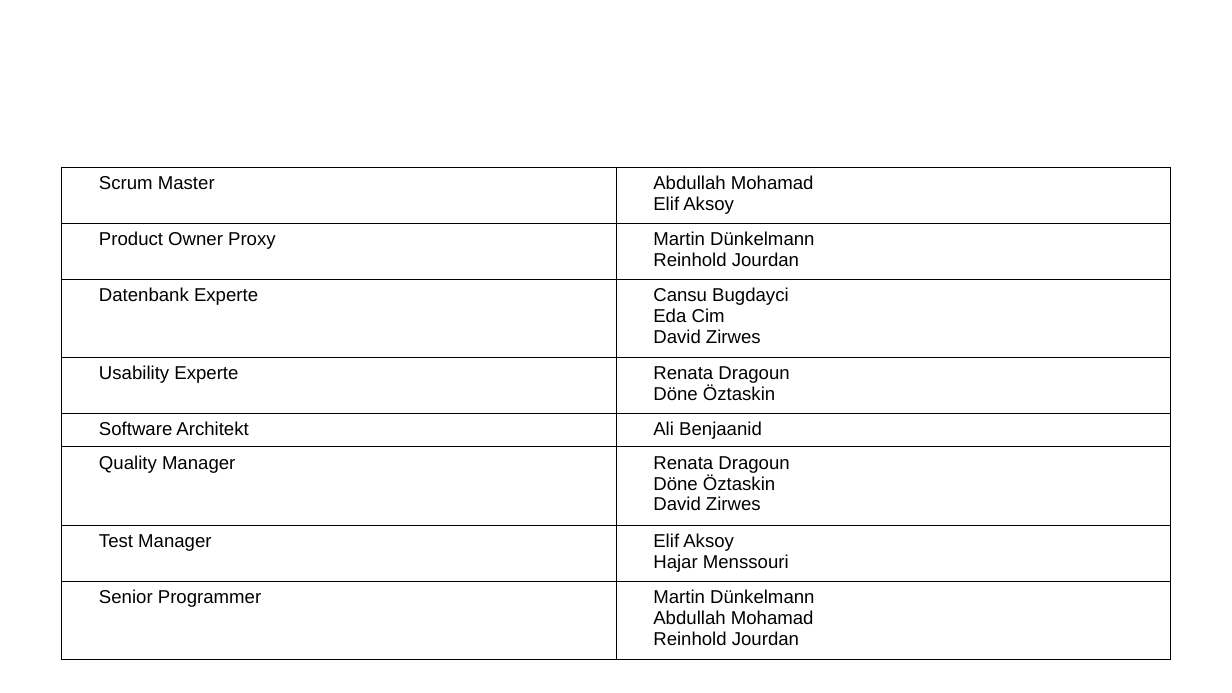
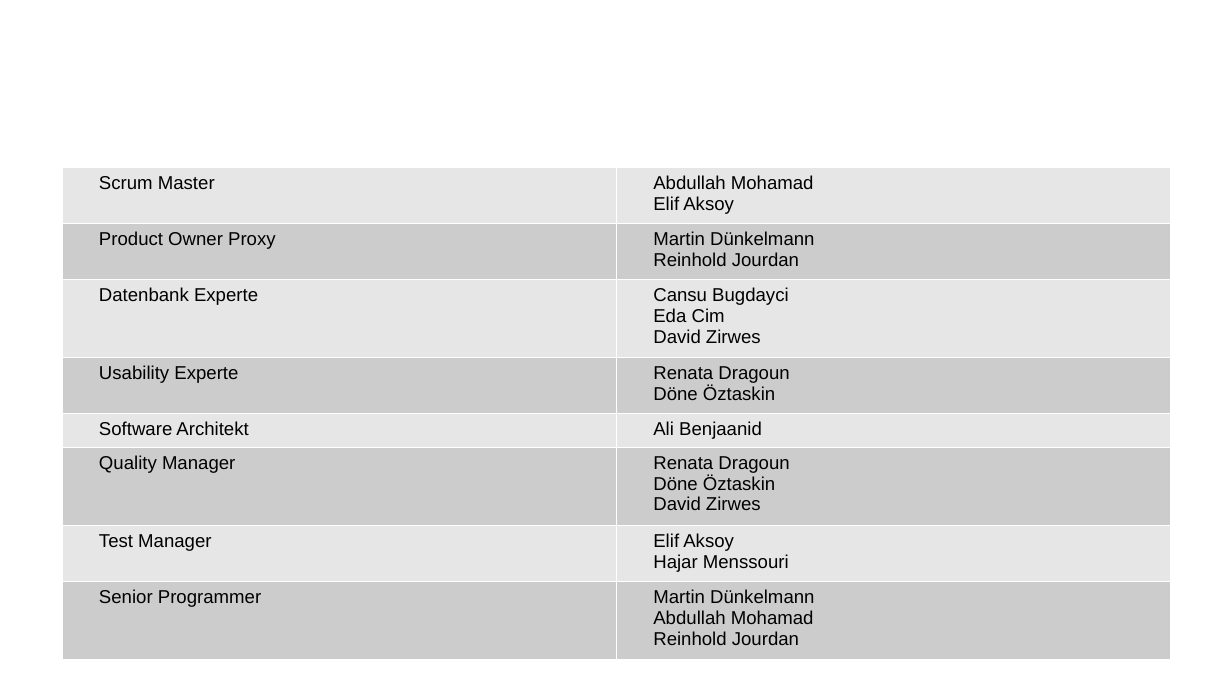
Before and after one commit to MartinX3-EducationOrganization/HBRS-SA_S4_SE2_Mid-Term-Project, a slide deck: slide 2 of documents/projectpresentation.odp. Drawn at 1232x693 pixels with LibreOffice and Linux fonts; fonts in the diff are those of the drawing; background and template pictures are left out. Boxes give left, top, right and bottom in pixels: in the first picture for what was removed or moved away, otherwise in the second. Text is boxed around its words. In the diff, an @@ line names an element or a change of style, - is before the commit and + after.

```diff
--- a/documents/projectpresentation.odp
+++ b/documents/projectpresentation.odp
@@ table at (61, 168, 1171, 649) @@
@@ fill none to #E6E6E6 in 8 cells @@
@@ fill none to #CCCCCC in 8 cells @@
@@ borders changed @@
```
Also in this commit, not shown: 1 other slide changed, 10 slides added.
